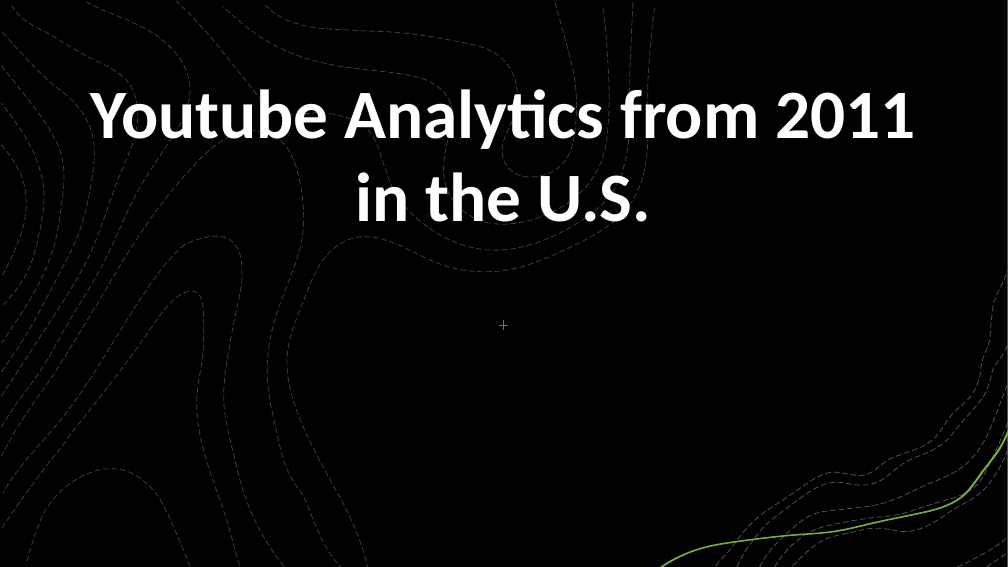
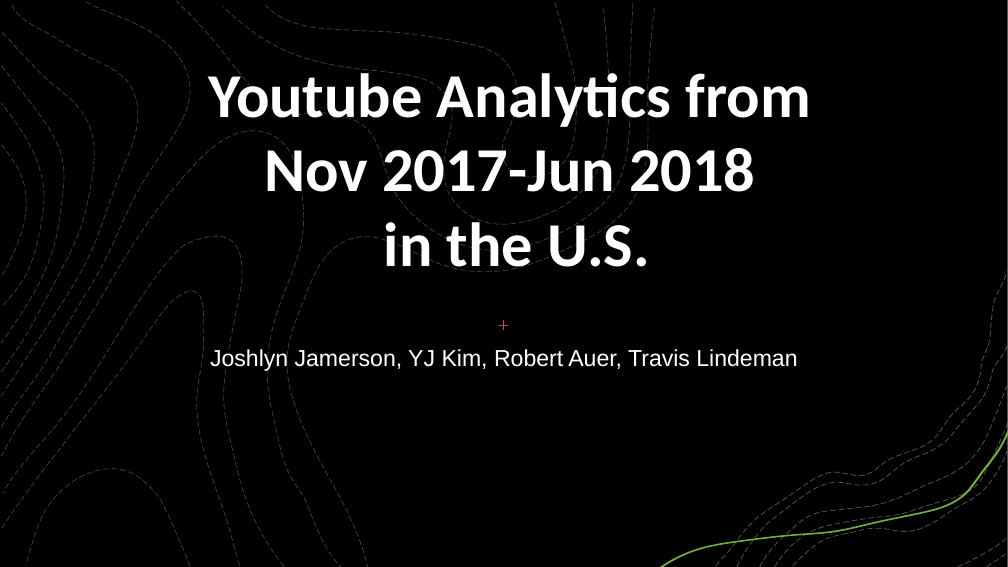
Before and after one commit to tralinde/tralinde_EDA_group_presentation, a slide deck: slide 1 of ppt/Youtube Analytics from 2011 in the U.pptx. Drawn at 1008x567 pixels with LibreOffice and Linux fonts; fonts in the diff are those of the drawing; background and template pictures are left out; a plain dark background stands for a picture behind light text. Boxes give left, top, right and bottom in pixels: in the first picture for what was removed or moved away, otherwise in the second. Text is boxed around its words. In the diff, an @@ line names an element or a change of style, - is before the commit and + after.

```diff
--- a/ppt/Youtube Analytics from 2011 in the U.pptx
+++ b/ppt/Youtube Analytics from 2011 in the U.pptx
@@ title at (x1=209, y1=65, x2=810, y2=272): text changed; size 66 to 59.4 pt @@
-Youtube Analytics from 2011 in the U.S.
+Youtube Analytics from
+Nov 2017-Jun 2018
+in the U.S.
@@ subtitle added at (x1=210, y1=348, x2=797, y2=371), 22 pt, text #FFFFFF @@
+Joshlyn Jamerson, YJ Kim, Robert Auer, Travis Lindeman
```
Also in this commit, not shown: 1 other slide changed, 6 slides added.
